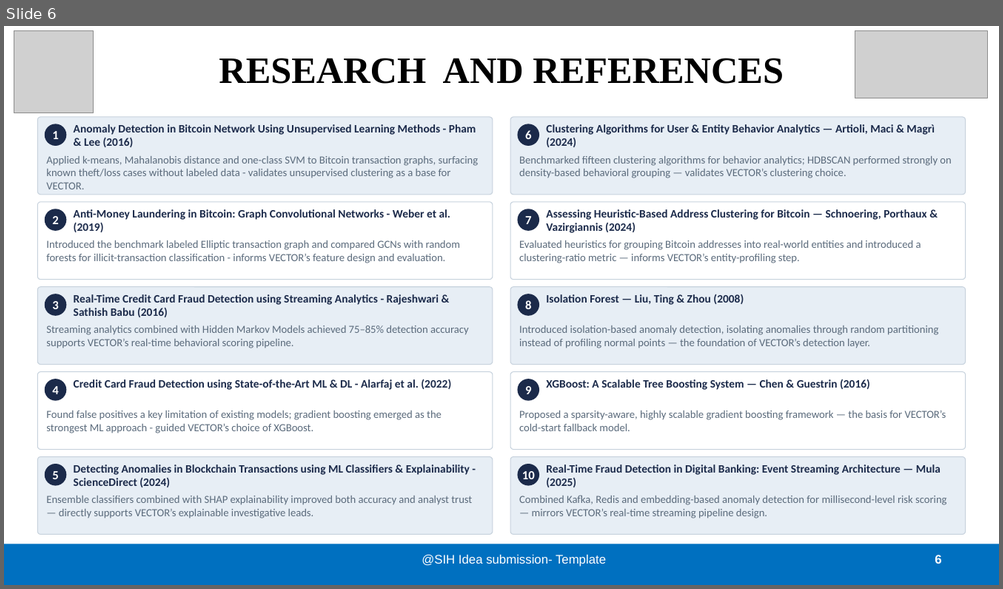
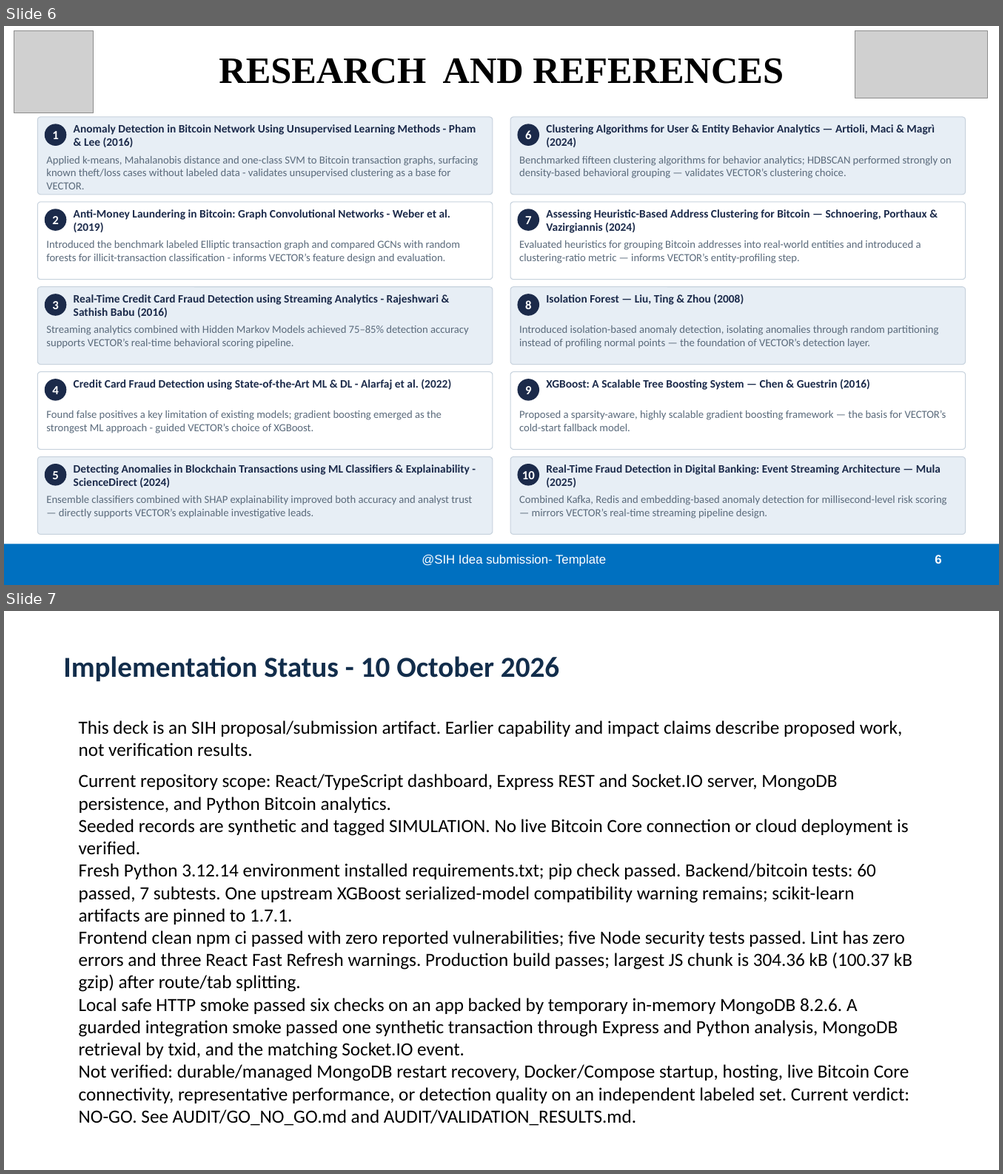
Before and after one commit to ChiragHariprasad/V.E.C.T.O.R-Velocity_Enhanced_Clustering_and_Transactional_Outlier_Recognition, a slide deck: SIH2025-SIH26146_Team-Prometeuss.pptx. Shown one above the other, each under a label of ours: slide 6 before the commit, slides 6 and 7 after it. The pictures are 1003x589 and 1003x1174 pixels, drawn with LibreOffice and Linux fonts; fonts in the diff are those of the drawing; grey boxes stand for pictures. Boxes give left, top, right and bottom in pixels: in the first picture for what was removed or moved away, otherwise in the second. Text is boxed around its words. In the diff, an @@ line names an element or a change of style, - is before the commit and + after.

```diff
--- a/SIH2025-SIH26146_Team-Prometeuss.pptx
+++ b/SIH2025-SIH26146_Team-Prometeuss.pptx
@@ slide 7 added at (x1=4, y1=611, x2=999, y2=1170), background #FFFFFF @@
@@ text added at (x1=63, y1=656, x2=559, y2=681), 28 pt, text #122D4B, bold @@
+Implementation Status - 10 October 2026
@@ text added at (x1=79, y1=721, x2=912, y2=1126), 18 pt, text #000000 @@
+This deck is an SIH proposal/submission artifact. Earlier capability and impact claims describe proposed work, not verification results.
+Current repository scope: React/TypeScript dashboard, Express REST and Socket.IO server, MongoDB persistence, and Python Bitcoin analytics.
+Seeded records are synthetic and tagged SIMULATION. No live Bitcoin Core connection or cloud deployment is verified.
+Fresh Python 3.12.14 environment installed requirements.txt; pip check passed. Backend/bitcoin tests: 60 passed, 7 subtests. One upstream XGBoost serialized-model compatibility warning remains; scikit-learn artifacts are pinned to 1.7.1.
+Frontend clean npm ci passed with zero reported vulnerabilities; five Node security tests passed. Lint has zero errors and three React Fast Refresh warnings. Production build passes; largest JS chunk is 304.36 kB (100.37 kB gzip) after route/tab splitting.
+Local safe HTTP smoke passed six checks on an app backed by temporary in-memory MongoDB 8.2.6. A guarded integration smoke passed one synthetic transaction through Express and Python analysis, MongoDB retrieval by txid, and the matching Socket.IO event.
+Not verified: durable/managed MongoDB restart recovery, Docker/Compose startup, hosting, live Bitcoin Core connectivity, representative performance, or detection quality on an independent labeled set. Current verdict: NO-GO. See AUDIT/GO_NO_GO.md and AUDIT/VALIDATION_RESULTS.md.
```
Also in this commit, not shown: 46 other files.
